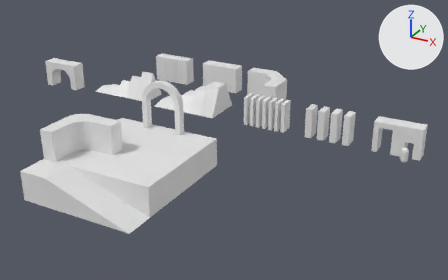
The Blender file Raw/demo.blend: old version first, new version second.
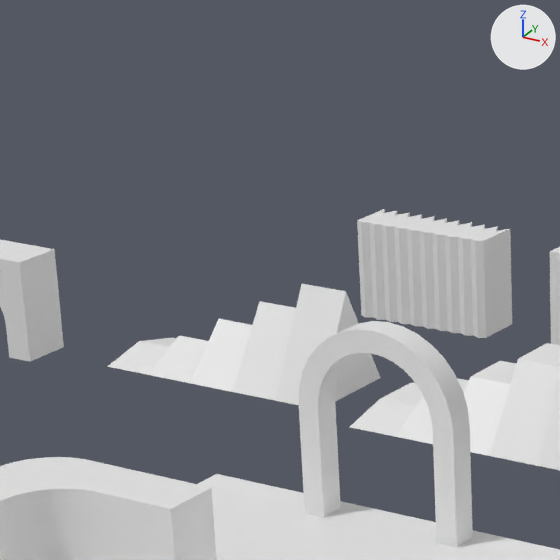
There are two pictures of each version: one whole from a camera (50 mm lens) standing at (46.0, -59.1, 33.6) and looking at (8.9, 8.4, -0.1), one close up on the part from 15% to 46% of the width and 1% to 50% of the height. The axes (+X, +Y, +Z) are drawn at upper right. The lights are the same throughout.

The first close-up shows 'demo_03', 'demo_04', 'demo_05', 'demo_09', 'demo_10', 'demo_doorway_01', 'demo_plane_01'.
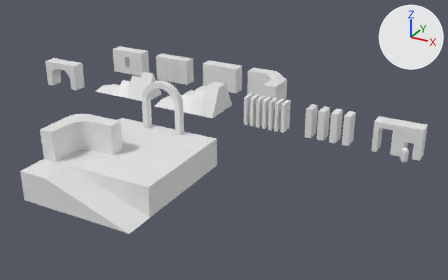
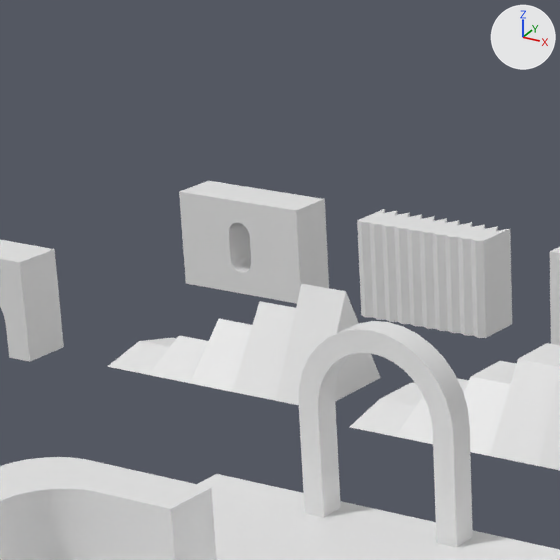
Commit message: Improved Demo Scene

Boxes [x1, y1, x2, y2] around the edits, measured in the close-ups (560 x 560 px):
'demo_11', added
    after: [179, 181, 329, 304]

The change, as a diff of the scene's bpy script:
```diff
--- a/Raw/demo.blend.py
+++ b/Raw/demo.blend.py
@@ me_cube_011 @@
+me_cube_011.from_pydata(...)  # 148 vertices, 87 faces; spans x -3.0..3.0, y -1.0..1.0, z 0.0..4.0
+me_cube_011.polygons.foreach_set('use_smooth', [True] * 87)
+me_cube_011.materials.append(mat_checker_dark_psd)  # its picture is missing
@@ ob_demo_11 @@
+ob_demo_11 = bpy.data.objects.new('demo_11', me_cube_011)
+ob_demo_11.location = (-18.0, 24.0, 1.0)
+_m = ob_demo_11.modifiers.new('EdgeSplit', 'EDGE_SPLIT')
```
